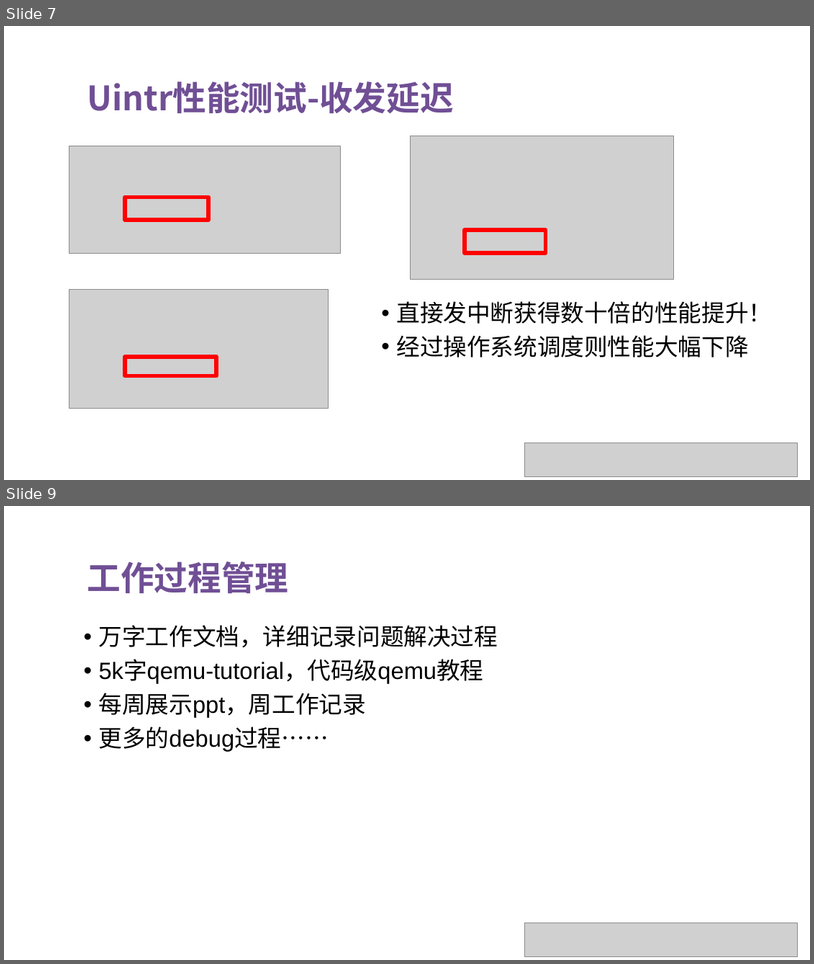
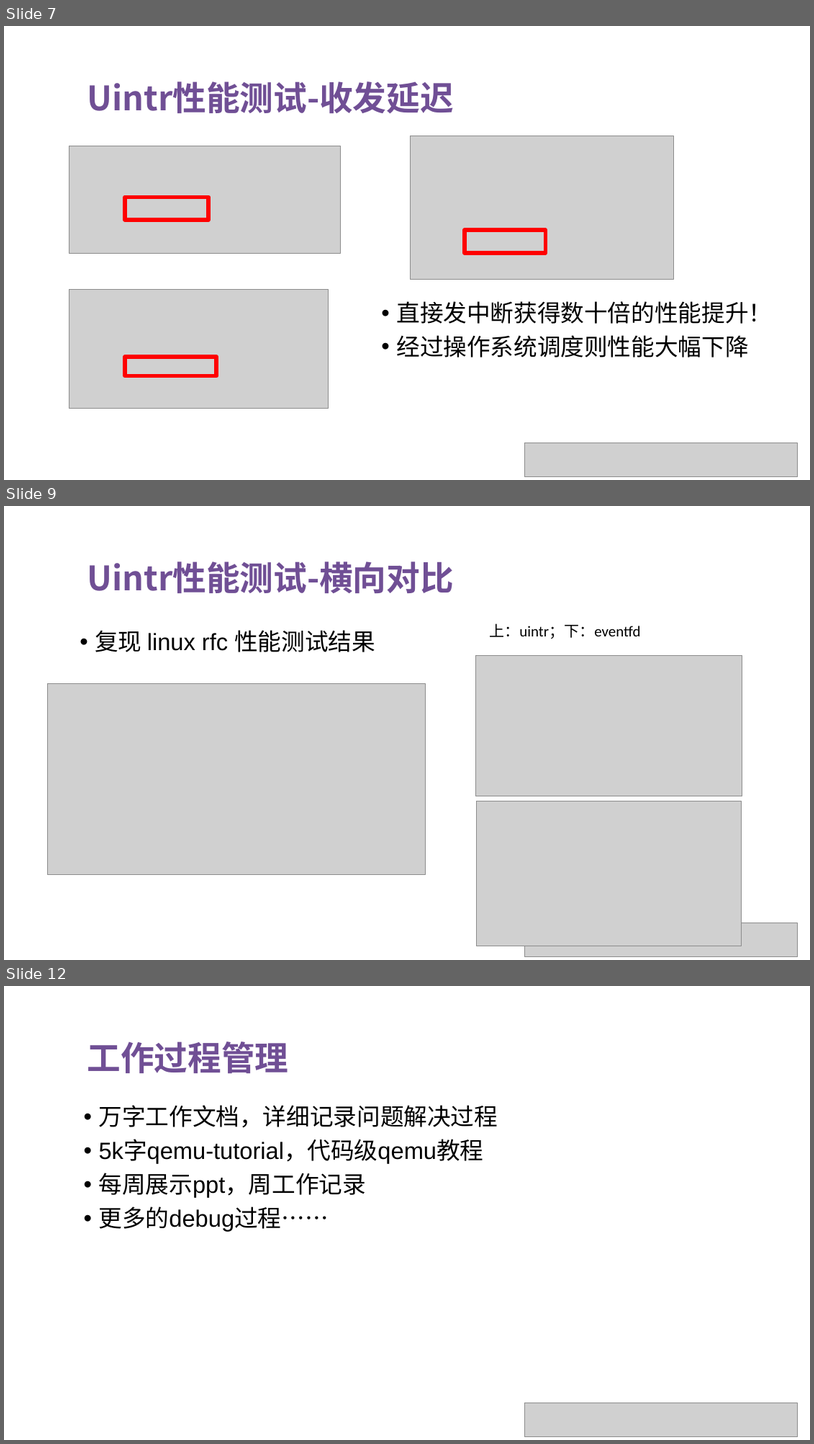
Before and after one commit to OS-F-4/usr-intr, a slide deck: ppt/2022-6-11.pptx. Shown one above the other, each under a label of ours: slides 7 and 9 before the commit, slides 7, 9 and 12 after it; the slides between them are not shown. The pictures are 814x964 and 814x1444 pixels, drawn with LibreOffice and Linux fonts; fonts in the diff are those of the drawing; grey boxes stand for pictures. Boxes give left, top, right and bottom in pixels: in the first picture for what was removed or moved away, otherwise in the second. Text is boxed around its words. In the diff, an @@ line names an element or a change of style, - is before the commit and + after.

```diff
--- a/ppt/2022-6-11.pptx
+++ b/ppt/2022-6-11.pptx
@@ slide 9 added at (4, 506, 810, 960), background #FFFFFF @@
@@ text added at (88, 561, 454, 593), 40 pt, text #704F95, bold @@
+Uintr性能测试-横向对比
@@ text added at (95, 630, 376, 652), 28 pt, text #000000 @@
+• 复现 linux rfc 性能测试结果
@@ text added at (489, 623, 640, 638), 18 pt, text #000000 @@
+上：uintr；下：eventfd
@@ picture added at (476, 656, 743, 795) @@
@@ picture added at (48, 683, 426, 875) @@
@@ picture added at (477, 800, 741, 945) @@
@@ picture added at (525, 923, 798, 957) @@
@@ what was slide 9 is now slide 12 @@
```
Also in this commit, not shown: 3 slides changed, 3 other slides added, 1 slide removed.
